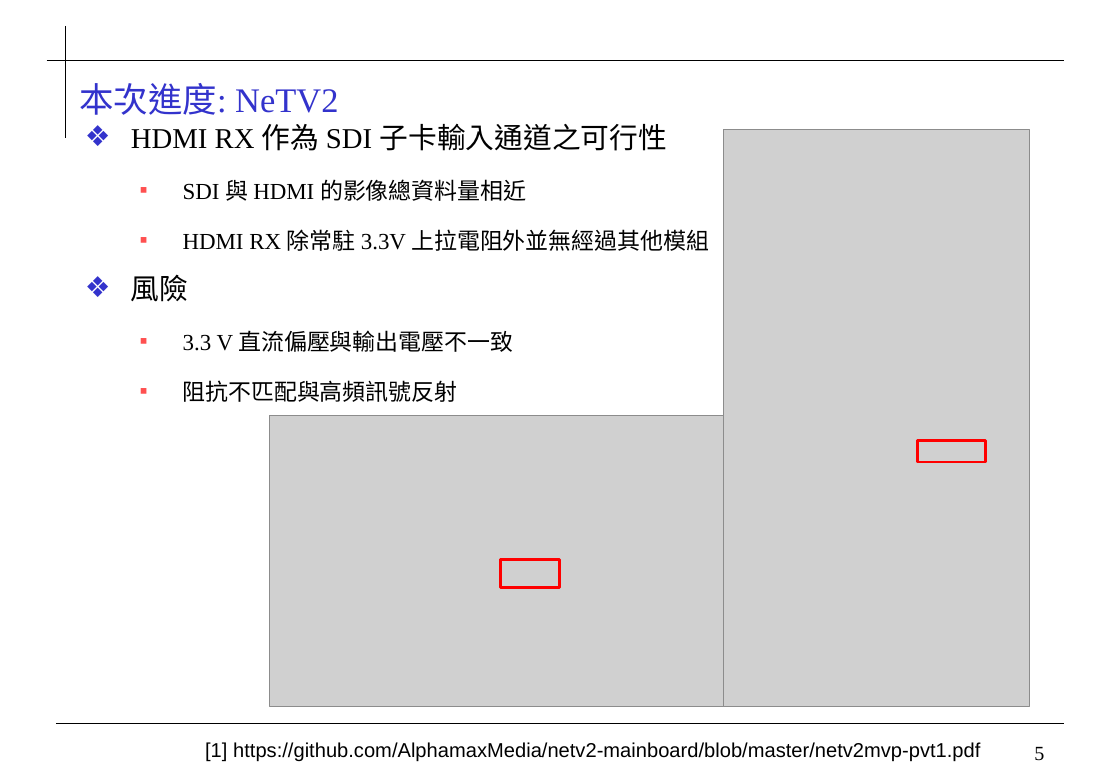
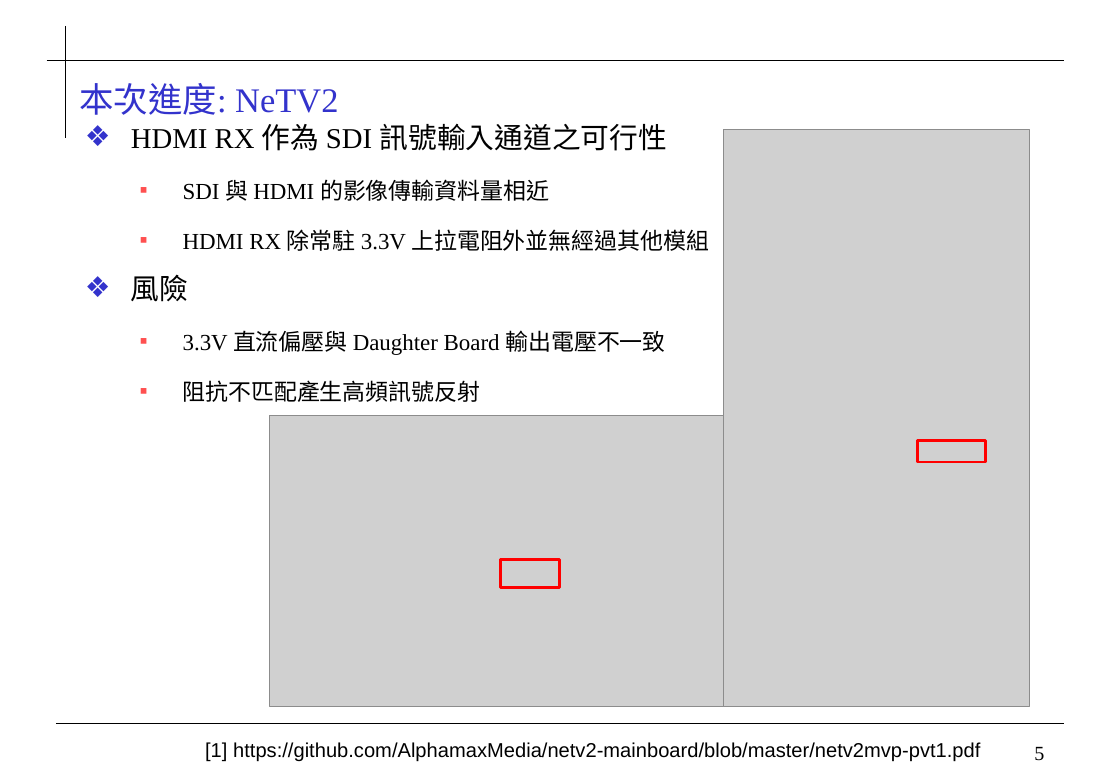
Before and after one commit to 0ilasis0/home, a slide deck: slide 5 of Onyx_進度報告_1027.pptx. Drawn at 1120x775 pixels with LibreOffice and Linux fonts; fonts in the diff are those of the drawing; grey boxes stand for pictures; background and template pictures are left out. Boxes give left, top, right and bottom in pixels: in the first picture for what was removed or moved away, otherwise in the second. Text is boxed around its words. In the diff, an @@ line names an element or a change of style, - is before the commit and + after.

```diff
--- a/Onyx_進度報告_1027.pptx
+++ b/Onyx_進度報告_1027.pptx
@@ text at <box>131,124,668,201</box>: text changed @@
-❖ HDMI RX 作為 SDI 子卡輸入通道之可行性
-  ▪ SDI 與 HDMI 的影像總資料量相近
+❖ HDMI RX 作為 SDI 訊號輸入通道之可行性
+  ▪ SDI 與 HDMI 的影像傳輸資料量相近
@@ text at <box>183,330,666,402</box>: text changed @@
-  ▪ 3.3 V 直流偏壓與輸出電壓不一致
-  ▪ 阻抗不匹配與高頻訊號反射
+  ▪ 3.3V 直流偏壓與 Daughter Board 輸出電壓不一致
+  ▪ 阻抗不匹配產生高頻訊號反射
```
Also in this commit, not shown: 6 other slides changed, 6 other files.
